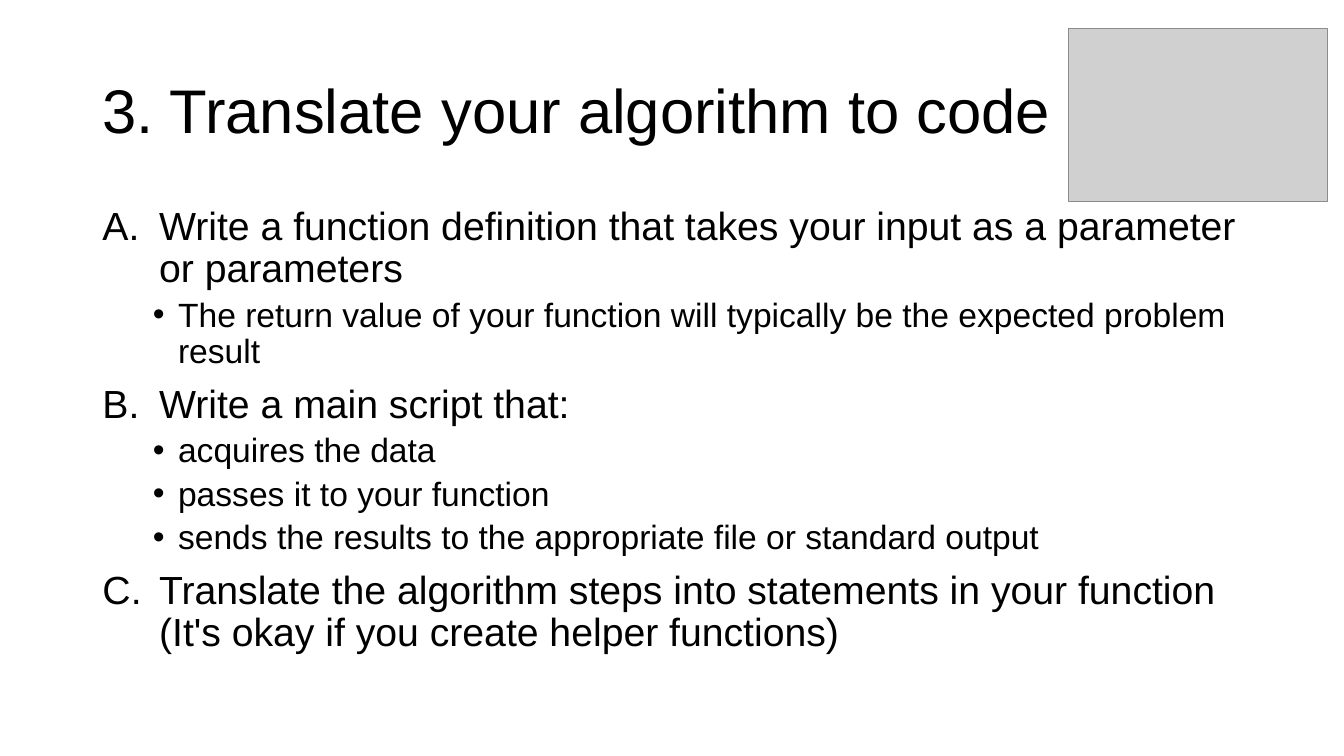
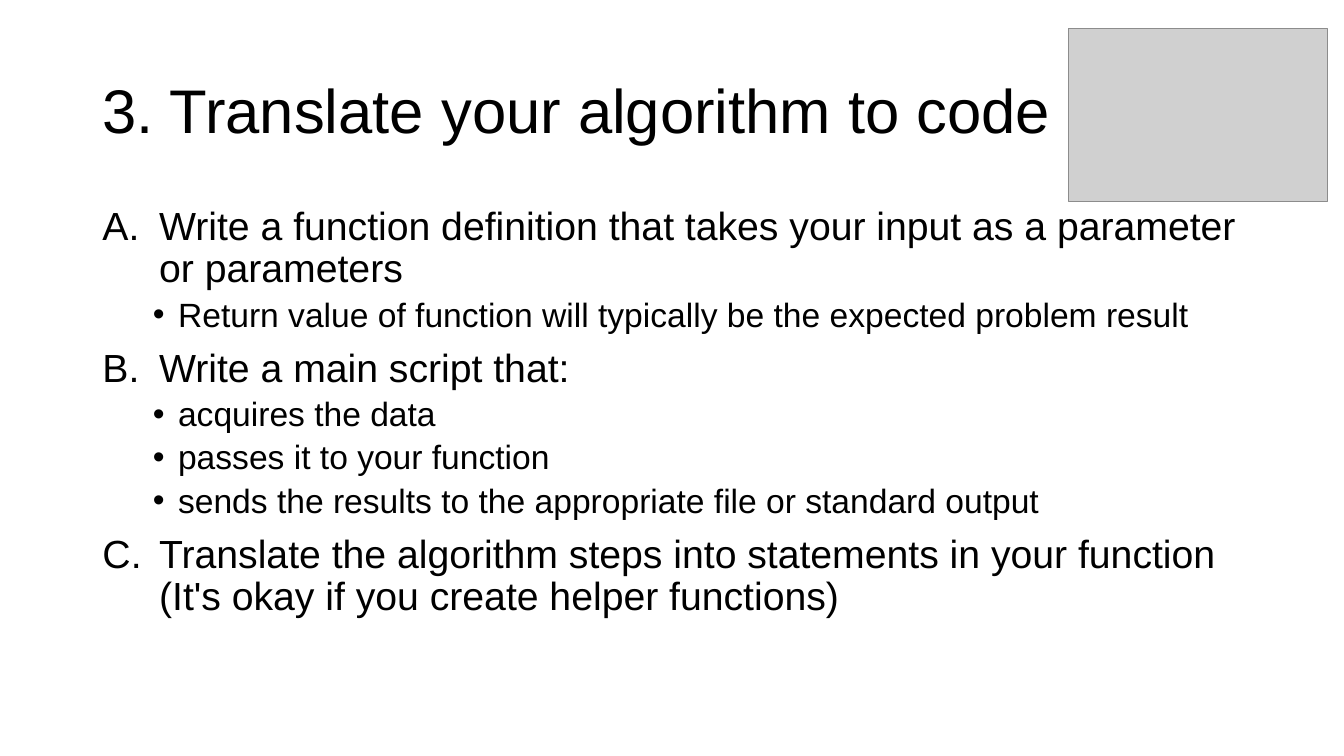
Before and after one commit to parrt/msds689, a slide deck: slide 14 of notes/problem-solving.pptx. Drawn at 1344x756 pixels with LibreOffice and Linux fonts; fonts in the diff are those of the drawing; grey boxes stand for pictures; background and template pictures are left out. Boxes give left, top, right and bottom in pixels: in the first picture for what was removed or moved away, otherwise in the second. Text is boxed around its words. In the diff, an @@ line names an element or a change of style, - is before the commit and + after.

```diff
--- a/notes/problem-solving.pptx
+++ b/notes/problem-solving.pptx
@@ text at box(178, 302, 1188, 334): text changed @@
-  • The return value of your function will typically be the expected problem result
+  • Return value of function will typically be the expected problem result
```
Also in this commit, not shown: 8 other slides changed, 6 other files.
